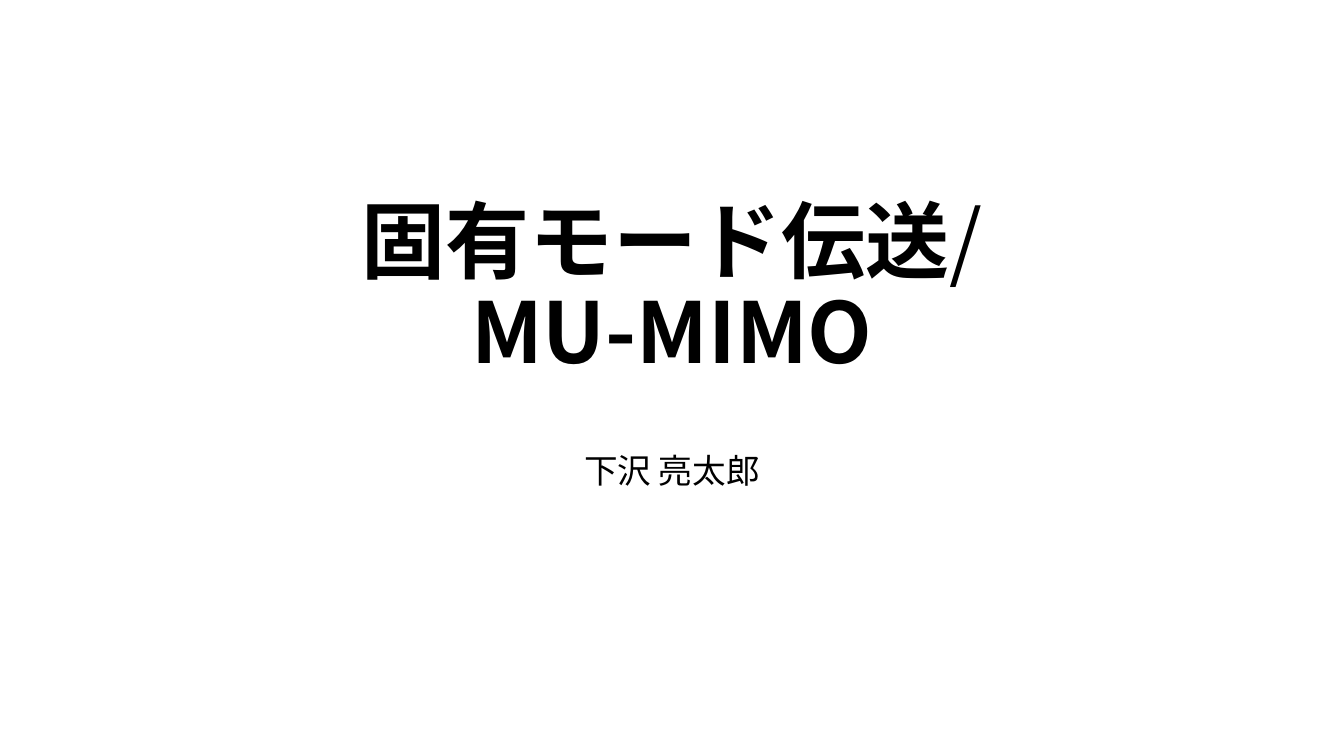
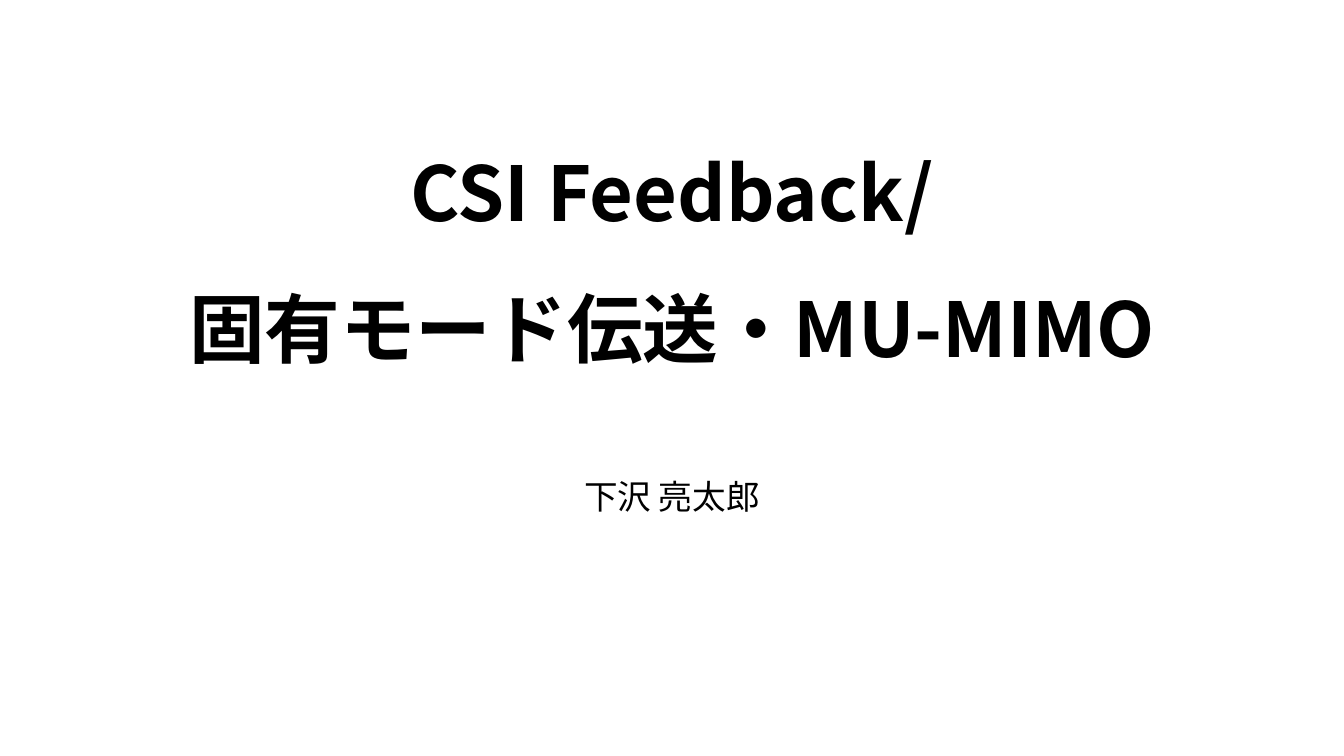
Before and after one commit to ryoww/seminar, a slide deck: slide 1 of MIMO/MU-MIMO.pptx. Drawn at 1344x756 pixels with LibreOffice and Linux fonts; fonts in the diff are those of the drawing. Boxes give left, top, right and bottom in pixels: in the first picture for what was removed or moved away, otherwise in the second. Text is boxed around its words. In the diff, an @@ line names an element or a change of style, - is before the commit and + after.

```diff
--- a/MIMO/MU-MIMO.pptx
+++ b/MIMO/MU-MIMO.pptx
@@ title at bbox=[189, 160, 1155, 364]: text changed; size 60 to 54 pt @@
-固有モード伝送/
-MU-MIMO
+CSI Feedback/
+固有モード伝送・MU-MIMO
@@ subtitle "下沢 亮太郎": place and size @@
-subtitle "下沢 亮太郎" at bbox=[584, 454, 760, 486]
+subtitle "下沢 亮太郎" at bbox=[584, 480, 760, 512]
```
Also in this commit, not shown: 8 other slides changed, 7 slides added, 1 slide removed, 26 other files.
